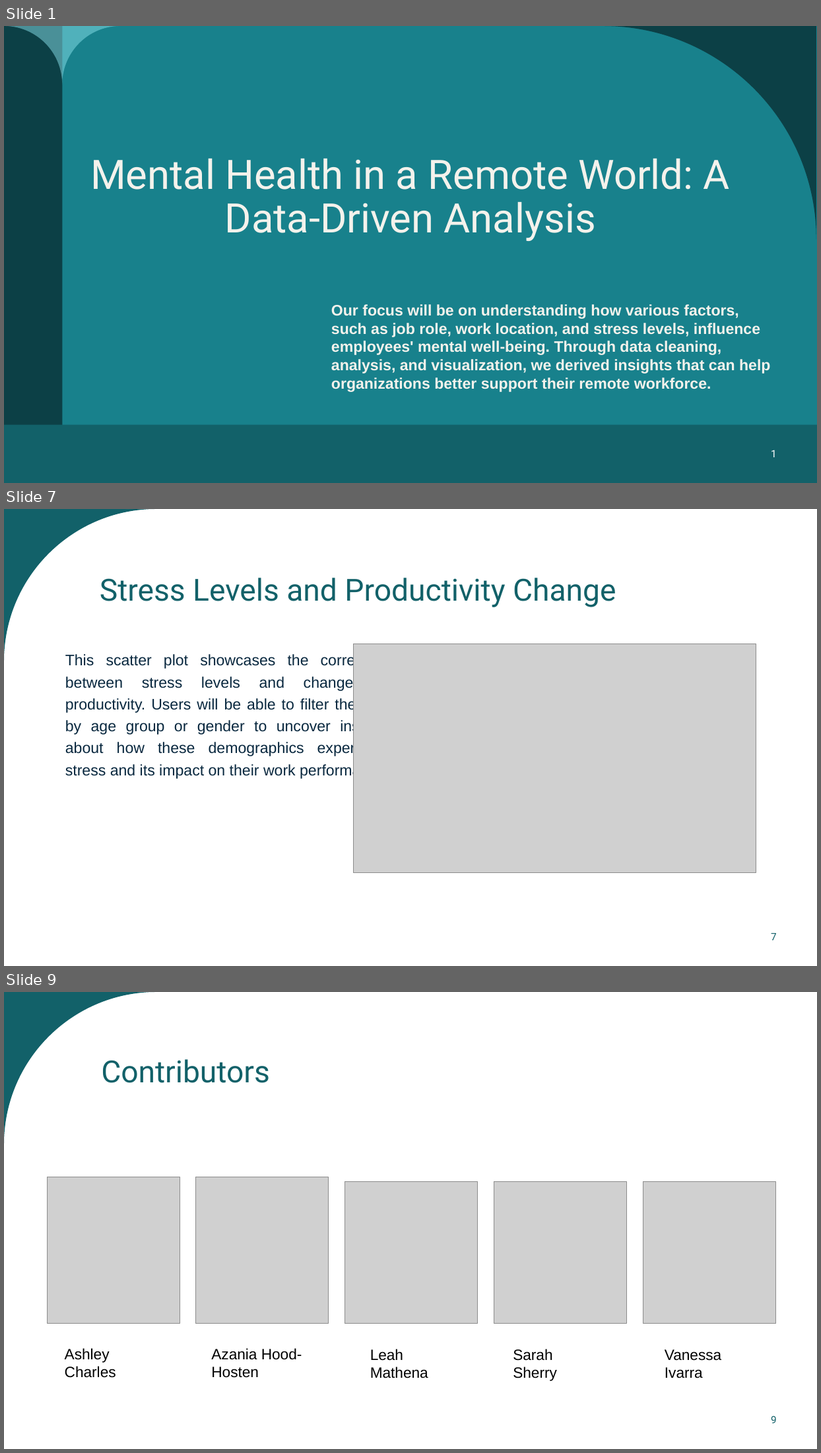
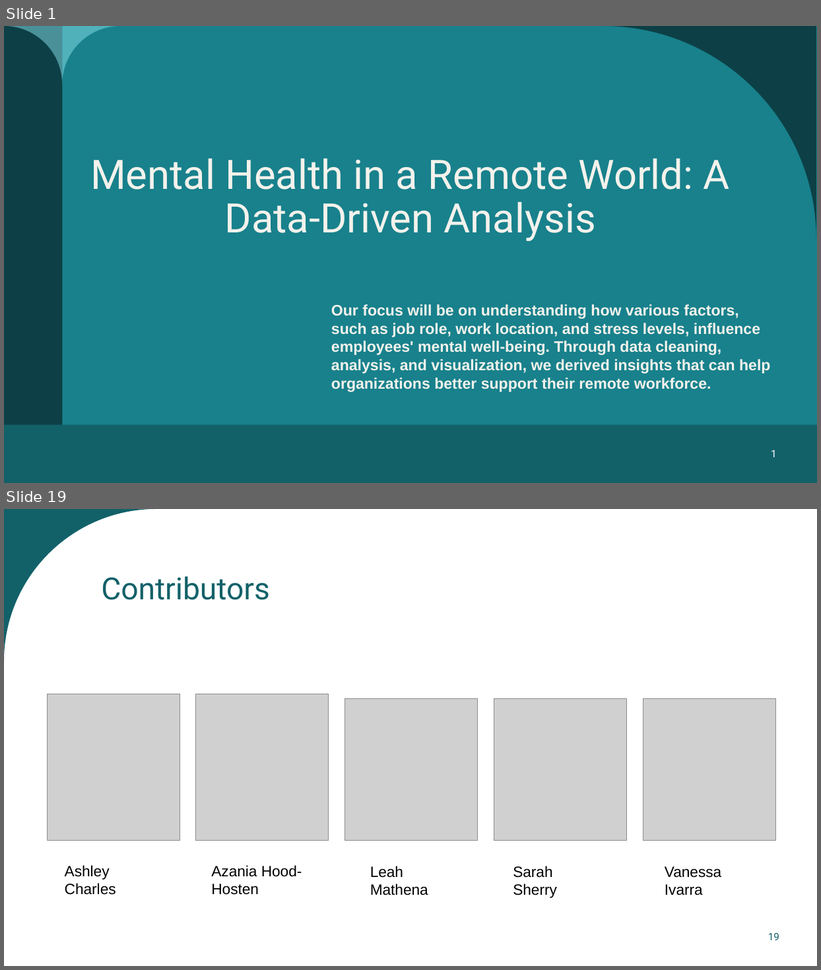
Before and after one commit to AzaniaHH/Project-3, a slide deck: Mental Health presentation.pptx. Shown one above the other, each under a label of ours: slides 1, 7 and 9 before the commit, slides 1 and 19 after it; the slides between them are not shown. The pictures are 821x1453 and 821x970 pixels, drawn with LibreOffice and Linux fonts; fonts in the diff are those of the drawing; grey boxes stand for pictures. Boxes give left, top, right and bottom in pixels: in the first picture for what was removed or moved away, otherwise in the second. Text is boxed around its words. In the diff, an @@ line names an element or a change of style, - is before the commit and + after.

```diff
--- a/Mental Health presentation.pptx
+++ b/Mental Health presentation.pptx
@@ slide 7 removed at bbox=[4, 509, 817, 966], background #FFFFFF; not listed: 1 template element that a slide beside it also shows @@
@@ title removed at bbox=[100, 578, 616, 607] @@
-Stress Levels and Productivity Change
@@ picture removed at bbox=[354, 644, 756, 873] @@
@@ text removed at bbox=[65, 654, 392, 779] @@
-This scatter plot showcases the correlation between stress levels and changes in productivity. Users will be able to filter the data by age group or gender to uncover insights about how these demographics experience stress and its impact on their work performance.
@@ page number removed at bbox=[771, 933, 777, 941] @@
-7
@@ what was slide 9 is now slide 19 @@
@@ page number at bbox=[768, 933, 780, 941]: text changed @@
-9
+19
```
Also in this commit, not shown: 2 slides changed, 15 slides added, 4 other slides removed.
